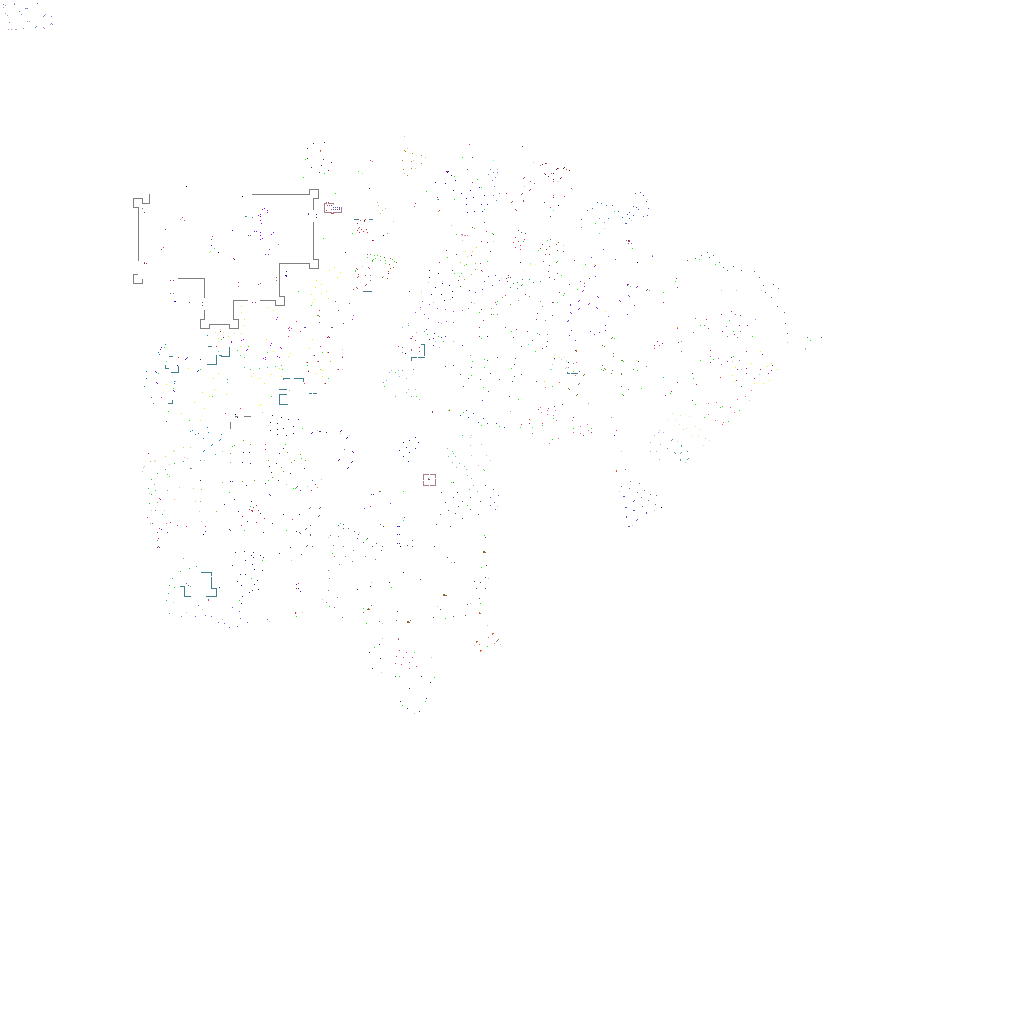
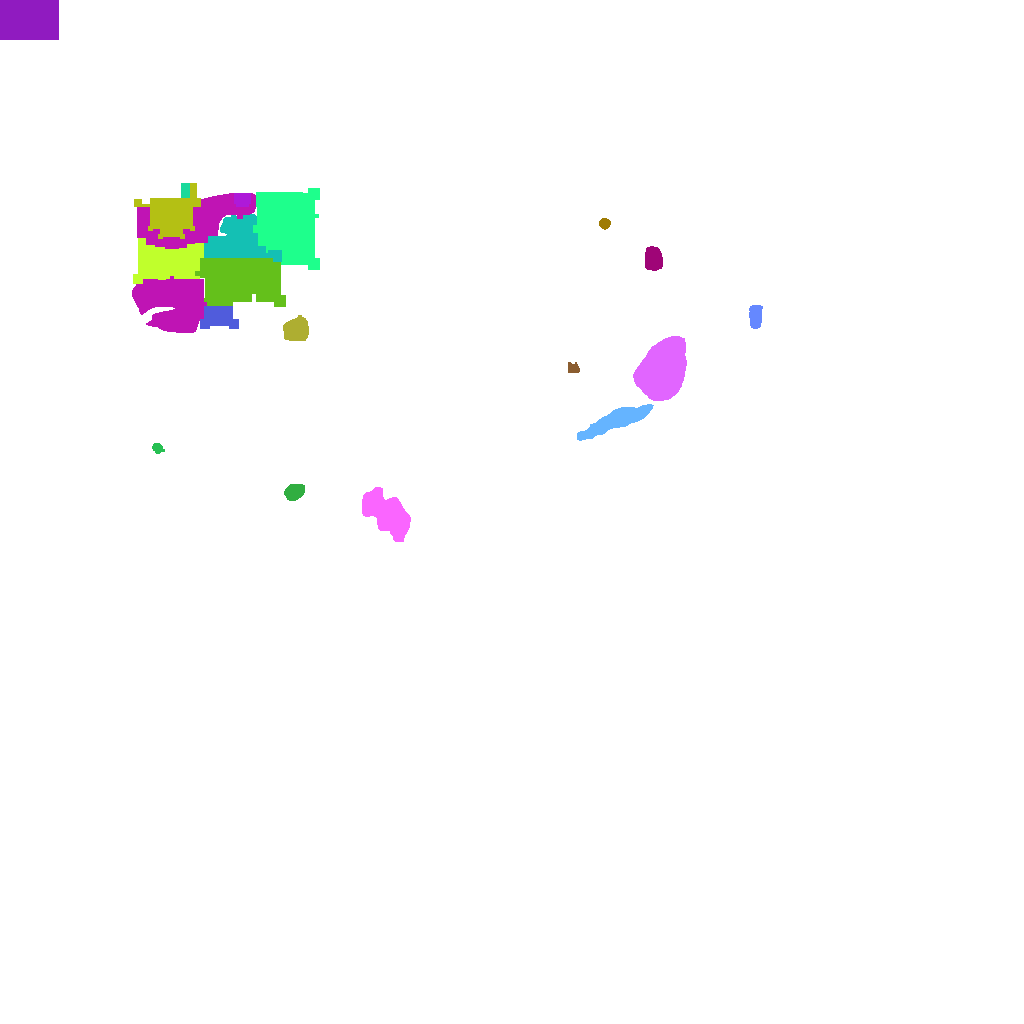
Two versions of the same layered image (1024 x 1024). Layer-by-layer changes:
showed "subzones", painted on it over [0, 0, 763, 542]
hid "stuff", painted on it over [3, 3, 822, 714]
